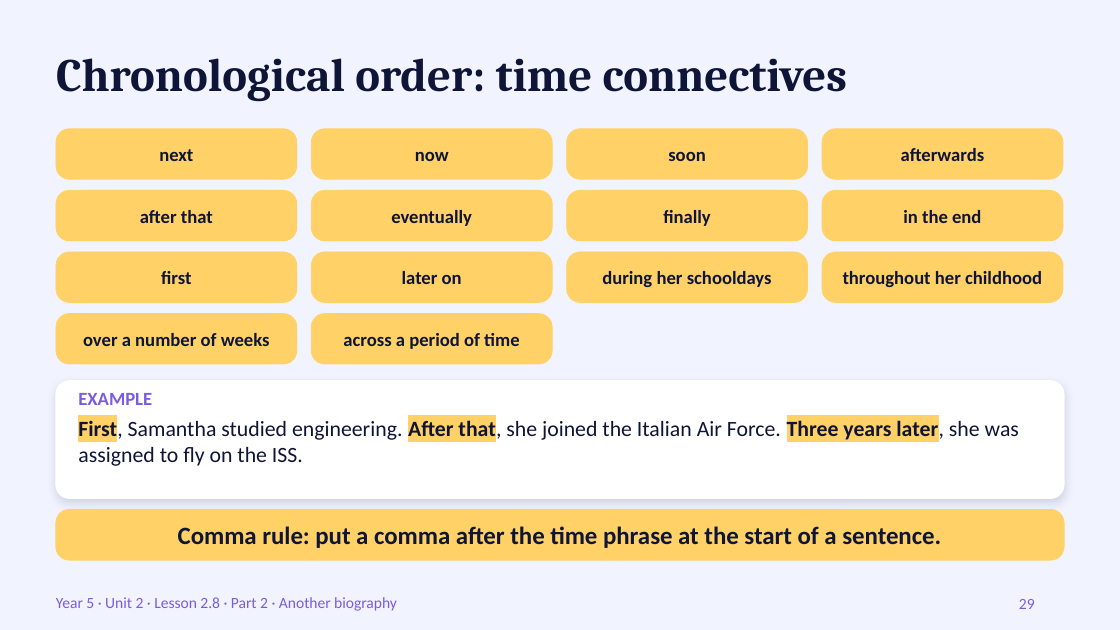
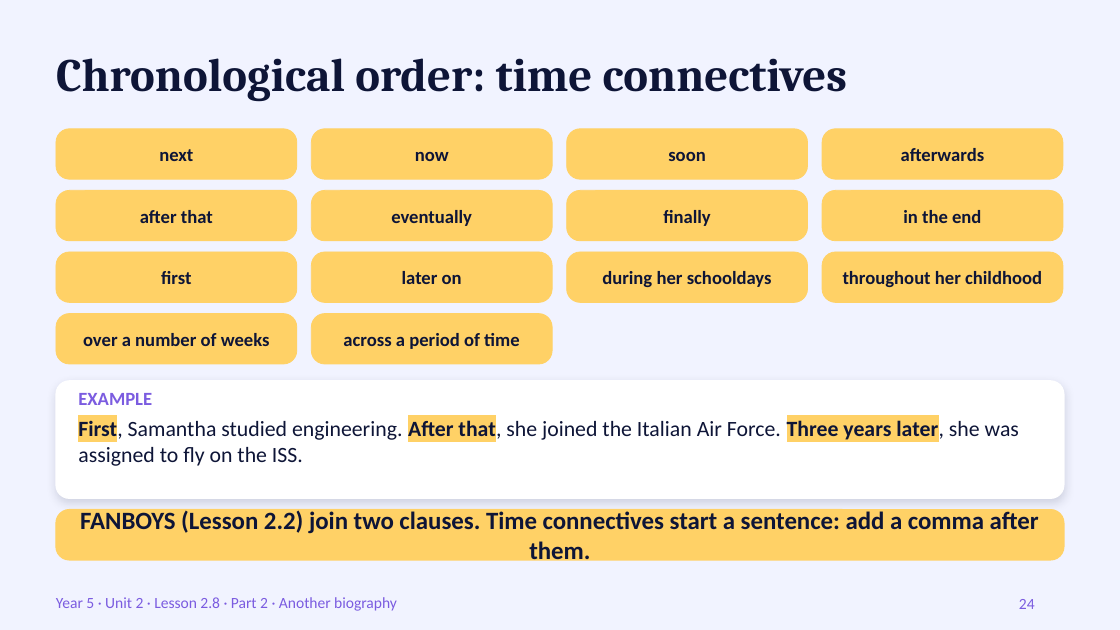
Before and after one commit to cobraarsgb6-hub/primary-exam-system, a slide deck: slide 24 of resources/coligo/Ali/English 105/Unit2_Lesson2.8_Part2_Another_Biography.pptx (slide 29 before the commit). Drawn at 1120x630 pixels with LibreOffice and Linux fonts; fonts in the diff are those of the drawing. Boxes give left, top, right and bottom in pixels: in the first picture for what was removed or moved away, otherwise in the second. Text is boxed around its words. In the diff, an @@ line names an element or a change of style, - is before the commit and + after.

```diff
--- a/resources/coligo/Ali/English 105/Unit2_Lesson2.8_Part2_Another_Biography.pptx
+++ b/resources/coligo/Ali/English 105/Unit2_Lesson2.8_Part2_Another_Biography.pptx
@@ text at [80, 510, 1039, 565]: text changed @@
-Comma rule: put a comma after the time phrase at the start of a sentence.
+FANBOYS (Lesson 2.2) join two clauses. Time connectives start a sentence: add a comma after them.
@@ page number at [1019, 599, 1035, 609]: text changed @@
-29
+24
```
Also in this commit, not shown: 5 other slides changed, 2 slides added, 7 slides removed, 7 other files.
